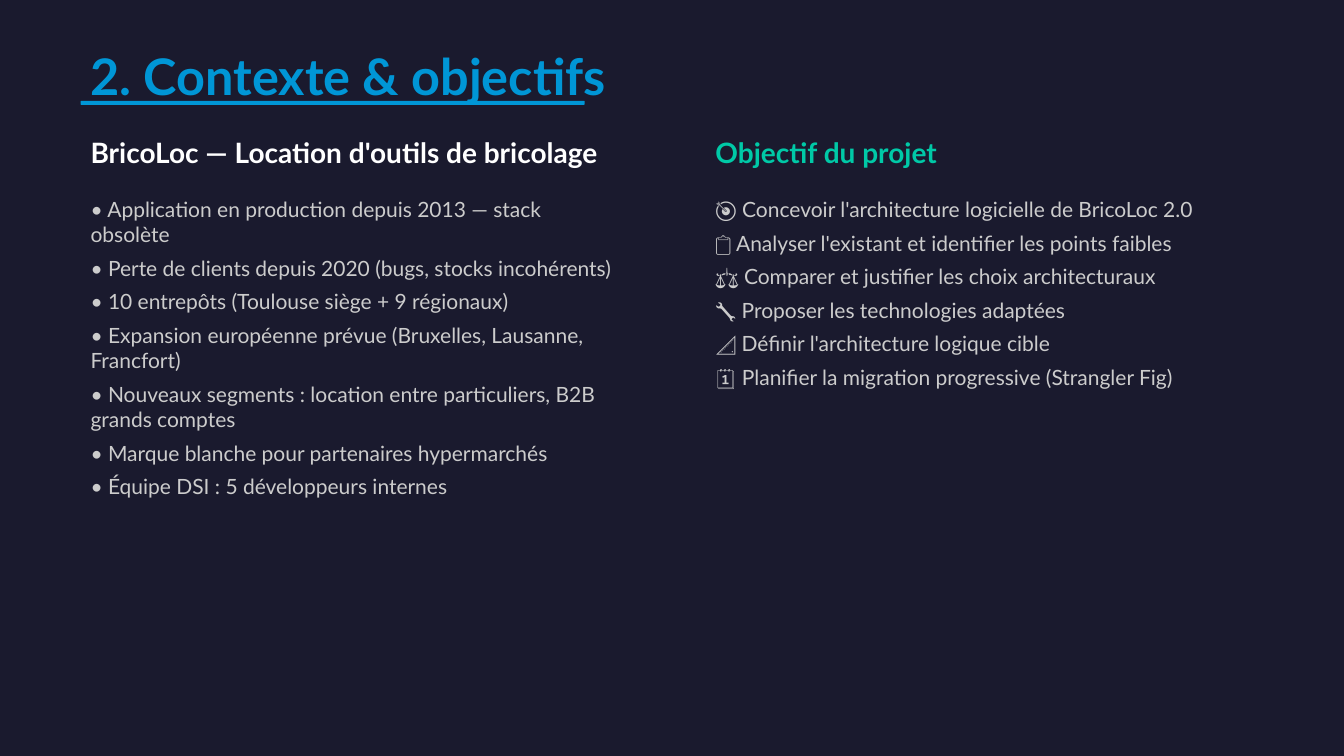
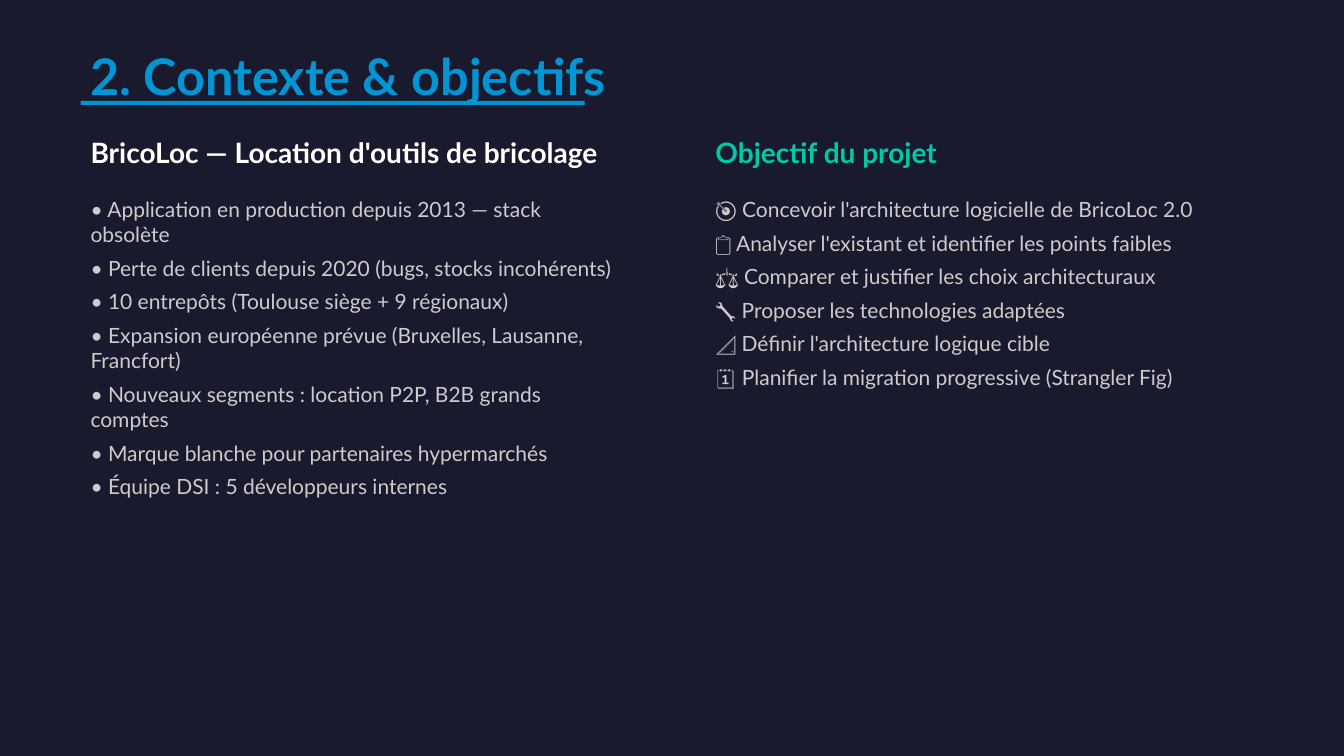
Before and after one commit to morepudding/maelJtm, a slide deck: slide 4 of 07-presentation/BricoLoc2_Presentation.pptx. Drawn at 1344x756 pixels with LibreOffice and Linux fonts; fonts in the diff are those of the drawing. Boxes give left, top, right and bottom in pixels: in the first picture for what was removed or moved away, otherwise in the second. Text is boxed around its words. In the diff, an @@ line names an element or a change of style, - is before the commit and + after.

```diff
--- a/07-presentation/BricoLoc2_Presentation.pptx
+++ b/07-presentation/BricoLoc2_Presentation.pptx
@@ text at bbox=[91, 386, 541, 431]: text changed @@
-• Nouveaux segments : location entre particuliers, B2B grands comptes
+• Nouveaux segments : location P2P, B2B grands comptes
```
Also in this commit, not shown: 11 other slides changed, 3 other files.
